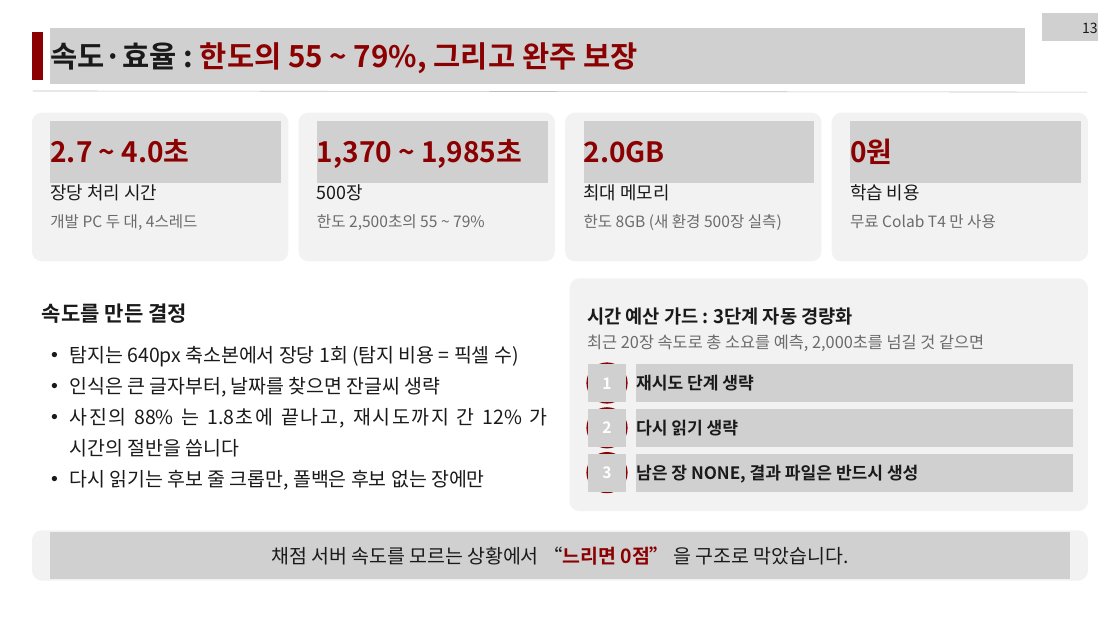
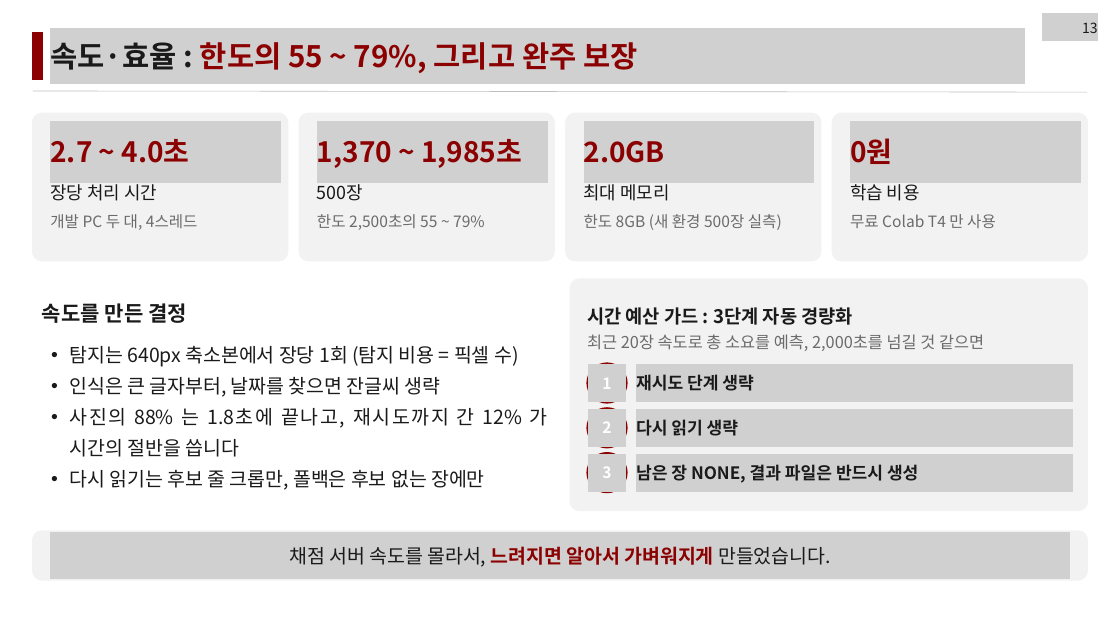
Before and after one commit to LEEbyeongchul/itda3-CODE-subway, a slide deck: slide 13 of 발표/[CODE]_서브웨이_본선발표.pptx. Drawn at 1120x630 pixels with LibreOffice and Linux fonts; fonts in the diff are those of the drawing; grey boxes stand for pictures. Boxes give left, top, right and bottom in pixels: in the first picture for what was removed or moved away, otherwise in the second. Text is boxed around its words. In the diff, an @@ line names an element or a change of style, - is before the commit and + after.

```diff
--- a/발표/[CODE]_서브웨이_본선발표.pptx
+++ b/발표/[CODE]_서브웨이_본선발표.pptx
@@ text at [289, 546, 831, 567]: text changed @@
-채점 서버 속도를 모르는 상황에서 “느리면 0점” 을 구조로 막았습니다.
+채점 서버 속도를 몰라서, 느려지면 알아서 가벼워지게 만들었습니다.
```
Also in this commit, not shown: 10 other slides changed, 2 other files.
